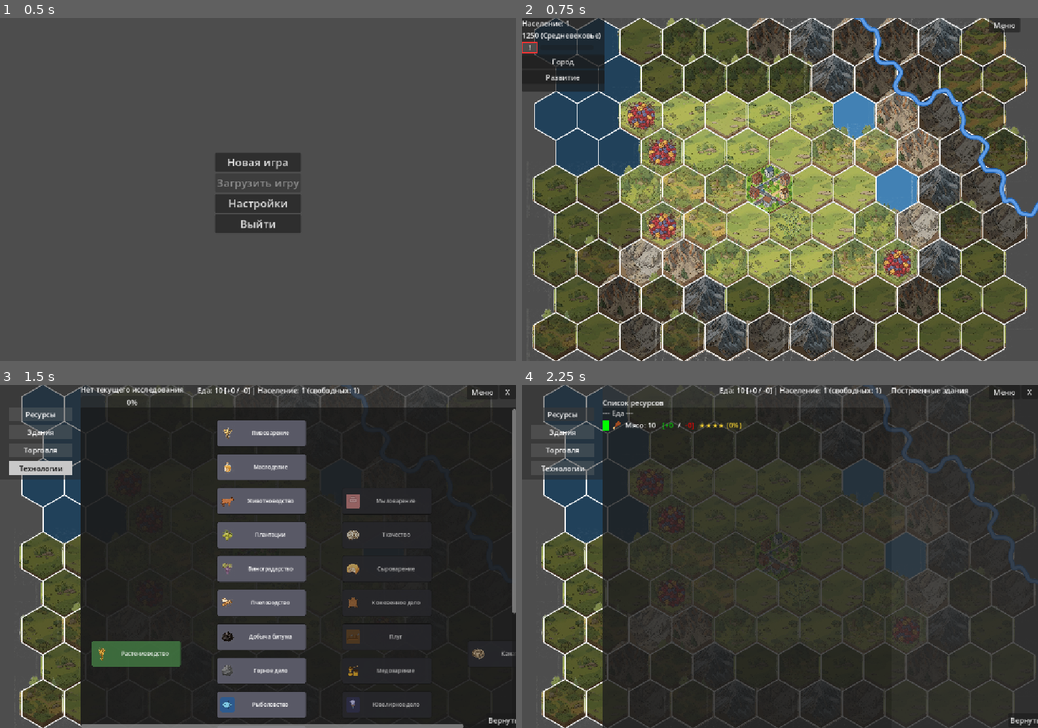
Above: before the commit, frames 1-4 (two rows, left to right).
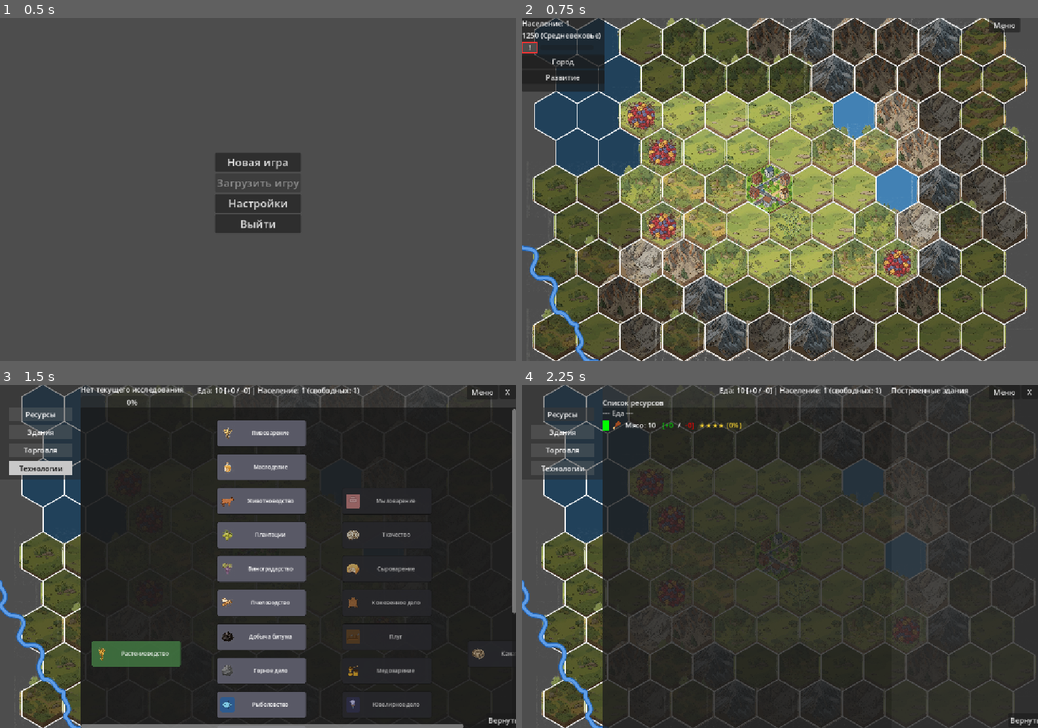
Above: after the commit, the same moments.

Repository: Night-Pryanik/The-City
Game: Godot game, scene res://scenes/main_menu.tscn
Two runs of this game, one before a commit and one after it. Both use one fixed random seed, a clock stepped at 60 frames per second and the inputs below.
Inputs (mouse positions are in pixels of both pictures, inside the frame that each line leads up to):
- Up to frame 1 (0.5 s): no input
- Up to frame 2 (0.75 s): click "Новая игра" at 0.5 s
- Up to frame 3 (1.5 s): click (10, 415) at 1.25 s
- Up to frame 4 (2.25 s): click "Ресурсы" at 2 s

Frame 1 is identical in both runs. In frame 2, 1.5% of the frame differs, in the area x 0-100%, y 0-100%; in frame 3, 0.6%; in frame 4, 1.2%.

Commit message:
Исток рек - в горах (в холмах, если гор не нашлось), устье - в озерах

Diff:
--- a/scripts/main_map.gd
+++ b/scripts/main_map.gd
@@ -421,8 +421,16 @@
                 else:
                     tile["terrain_icon"] = ""
 
-    # Генерируем реки (визуальные) по всей карте и помечаем рёбра реки в данных гексов
-    river_manager.generate_rivers(map_rows, map_cols, HEX_RADIUS)
+    # Генерируем реки (визуальные) по всей карте и помечаем рёбра реки в данных гексов.
+    # Исток реки должен быть в горах (или в холмах, если гор не нашлось), устье — в озере,
+    # а как минимум одна река обязана пересекать текущее видимое окно «Кольцо + Регион».
+    var visible_bounds = {
+        "min_row": region_start_row,
+        "max_row": region_end_row,
+        "min_col": region_start_col,
+        "max_col": region_end_col,
+    }
+    river_manager.generate_rivers(map_rows, map_cols, HEX_RADIUS, tile_data, visible_bounds)
     river_manager.mark_river_edges(tile_data, map_rows, map_cols, HEX_RADIUS)
 
 func _is_hex_adjacent_to_canal(row: int, col: int) -> bool:
--- a/scripts/river_manager.gd
+++ b/scripts/river_manager.gd
@@ -28,28 +28,209 @@
 # -------------------------------------------------------
 # Главный метод: генерирует реки на карте
 # -------------------------------------------------------
-func generate_rivers(rows: int, cols: int, radius: float) -> void:
+func generate_rivers(rows: int, cols: int, radius: float, tile_data: Array = [], visible_bounds: Dictionary = {}) -> void:
     rivers = []
     if rows < 3 or cols < 3:
         return
 
     var graph = _build_vertex_graph(rows, cols, radius)
-    var border_vertices = _find_border_vertices(graph, rows, cols)
-
-    if border_vertices.is_empty():
-        return
-
-    var used_vertices: Dictionary = {} # Вершины, уже занятые реками
+    var used_vertices: Dictionary = {}
     var num_rivers = randi_range(NUM_RIVERS_MIN, NUM_RIVERS_MAX)
+
+    var mountain_or_hill_vertices = _collect_terrain_vertices(graph, tile_data, ["mountain", "hill"], radius)
+    var lake_vertices = _collect_terrain_vertices(graph, tile_data, ["lake"], radius)
+    var visible_start_vertices = _collect_terrain_vertices(graph, tile_data, ["mountain", "hill"], radius, visible_bounds)
+
     for _i in range(num_rivers):
-        var river = _try_generate_river(graph, border_vertices, rows, cols, radius, used_vertices)
+        var river: Array = []
+        if not mountain_or_hill_vertices.is_empty() and not lake_vertices.is_empty():
+            river = _generate_terrain_river(graph, tile_data, mountain_or_hill_vertices, lake_vertices, used_vertices)
+        if river.size() < MIN_RIVER_LENGTH:
+            var border_vertices = _find_border_vertices(graph, rows, cols)
+            if not border_vertices.is_empty():
+                river = _try_generate_river(graph, border_vertices, rows, cols, radius, used_vertices)
         if river.size() >= MIN_RIVER_LENGTH:
-            # Добавляем все вершины новой реки в used_vertices
             for pt in river:
                 var key = _vertex_key(pt)
                 used_vertices[key] = true
             rivers.append(river)
 
+    if visible_bounds.has("min_row") and visible_bounds.has("max_row") and visible_bounds.has("min_col") and visible_bounds.has("max_col"):
+        if not _has_river_in_visible_window(rivers, visible_bounds, radius):
+            var forced_river = _generate_terrain_river(graph, tile_data, visible_start_vertices, lake_vertices, used_vertices, visible_bounds)
+            if forced_river.size() >= MIN_RIVER_LENGTH:
+                for pt in forced_river:
+                    var key = _vertex_key(pt)
+                    used_vertices[key] = true
+                rivers.append(forced_river)
+
+
+func _collect_terrain_vertices(graph: Dictionary, tile_data: Array, terrain_names: Array, radius: float, bounds: Dictionary = {}) -> Array:
+    var result: Array = []
+    if tile_data.is_empty():
+        return result
+
+    var rows: int = tile_data.size()
+    var cols: int = 0
+    if rows > 0:
+        cols = tile_data[0].size()
+    for row in range(rows):
+        for col in range(cols):
+            if not _in_bounds(row, col, bounds):
+                continue
+            var tile = tile_data[row][col]
+            if tile == null:
+                continue
+            if not terrain_names.has(tile.get("terrain", "plain")):
+                continue
+            for vidx in range(6):
+                var pos = HexUtils.hex_vertex(row, col, vidx, radius)
+                var vkey = _vertex_key(pos)
+                if graph["positions"].has(vkey):
+                    result.append(vkey)
+    return result
+
+func _in_bounds(row: int, col: int, bounds: Dictionary) -> bool:
+    if bounds.is_empty():
+        return true
+    if not bounds.has("min_row") or not bounds.has("max_row") or not bounds.has("min_col") or not bounds.has("max_col"):
+        return true
+    return row >= int(bounds["min_row"]) and row <= int(bounds["max_row"]) and col >= int(bounds["min_col"]) and col <= int(bounds["max_col"])
+
+func _generate_terrain_river(graph: Dictionary, tile_data: Array, start_keys: Array, lake_keys: Array, used_vertices: Dictionary, visible_bounds: Dictionary = {}) -> Array:
+    if start_keys.is_empty() or lake_keys.is_empty():
+        return []
+
+    var start_pool: Array = start_keys
+    if not visible_bounds.is_empty():
+        var visible_candidates: Array = []
+        for key in start_keys:
+            if _vertex_in_visible_bounds(key, graph, visible_bounds):
+                visible_candidates.append(key)
+        if not visible_candidates.is_empty():
+            start_pool = visible_candidates
+
+    for _attempt in range(NUM_RIVER_ATTEMPTS):
+        var start_key = start_pool[randi() % start_pool.size()]
+        var goal_key = lake_keys[randi() % lake_keys.size()]
+        if start_key == goal_key:
+            continue
+
+        var path_keys = _find_river_path(graph, start_key, goal_key, used_vertices, tile_data)
+        if path_keys.is_empty() or path_keys.size() < MIN_RIVER_LENGTH:
+            continue
+
+        var path: Array = []
+        for key in path_keys:
+            path.append(graph["positions"][key])
+        return path
+    return []
+
+func _vertex_in_visible_bounds(vertex_key: String, graph: Dictionary, visible_bounds: Dictionary) -> bool:
+    if not graph["positions"].has(vertex_key):
+        return false
+    var pos = graph["positions"][vertex_key]
+    var best_row := 0
+    var best_col := 0
+    var best_dist := INF
+    for row in range(int(visible_bounds["min_row"]), int(visible_bounds["max_row"]) + 1):
+        for col in range(int(visible_bounds["min_col"]), int(visible_bounds["max_col"]) + 1):
+            var center = HexUtils.hex_center(row, col, 1.0)
+            var dist = pos.distance_to(center)
+            if dist < best_dist:
+                best_dist = dist
+                best_row = row
+                best_col = col
+    return best_row >= int(visible_bounds["min_row"]) and best_row <= int(visible_bounds["max_row"]) and best_col >= int(visible_bounds["min_col"]) and best_col <= int(visible_bounds["max_col"])
+
+func _has_river_in_visible_window(river_list: Array, visible_bounds: Dictionary, radius: float) -> bool:
+    if river_list.is_empty() or visible_bounds.is_empty():
+        return false
+    for river in river_list:
+        for point in river:
+            for row in range(int(visible_bounds["min_row"]), int(visible_bounds["max_row"]) + 1):
+                for col in range(int(visible_bounds["min_col"]), int(visible_bounds["max_col"]) + 1):
+                    var center = HexUtils.hex_center(row, col, radius)
+                    if point.distance_to(center) <= radius * 1.5:
+                        return true
+    return false
+
+func _find_river_path(graph: Dictionary, start_key: String, goal_key: String, merge_keys: Dictionary, tile_data: Array) -> Array:
+    var vertex_positions: Dictionary = graph["positions"]
+    var neighbors_map: Dictionary = graph["neighbors"]
+    var goal_vertex_keys: Dictionary = {}
+    for key in lake_vertex_keys_for_goal(goal_key, graph):
+        goal_vertex_keys[key] = true
+
+    var open_set: Array = [start_key]
+    var came_from: Dictionary = {}
+    var g_score: Dictionary = {start_key: 0.0}
+    var f_score: Dictionary = {start_key: _heuristic(start_key, goal_key, vertex_positions)}
+
+    while not open_set.is_empty():
+        open_set.sort_custom(func(a, b):
+            var fa = f_score.get(a, INF)
+            var fb = f_score.get(b, INF)
+            return fa < fb)
+        var current = open_set.pop_front()
+
+        if goal_vertex_keys.has(current) or merge_keys.has(current):
+            return _reconstruct_path(came_from, current)
+
+        var current_pos = vertex_positions[current]
+        var dir = Vector2.ZERO
+        if came_from.has(current):
+            var prev_key = came_from[current]
+            dir = (current_pos - vertex_positions[prev_key]).normalized()
+        else:
+            dir = (vertex_positions[goal_key] - current_pos).normalized()
+
+        var valid: Array = []
+        for n in neighbors_map[current]:
+            if not _vertex_is_path_allowed(n, graph, tile_data, goal_vertex_keys):
+                continue
+            var npos = vertex_positions[n]
+            var ndir = (npos - current_pos).normalized()
+            var angle = abs(_signed_angle(dir, ndir))
+            if angle <= deg_to_rad(MAX_TURN_ANGLE_DEG) + 0.02:
+                valid.append(n)
+
+        for neighbor in valid:
+            var tentative_g = g_score[current] + current_pos.distance_to(vertex_positions[neighbor])
+            if tentative_g < g_score.get(neighbor, INF):
+                came_from[neighbor] = current
+                g_score[neighbor] = tentative_g
+                f_score[neighbor] = tentative_g + _heuristic(neighbor, goal_key, vertex_positions)
+                if neighbor not in open_set:
+                    open_set.append(neighbor)
+
+    return []
+
+func lake_vertex_keys_for_goal(goal_key: String, graph: Dictionary) -> Array:
+    var result: Array = []
+    var goal_hexes = graph["hexes"].get(goal_key, [])
+    for info in goal_hexes:
+        for vidx in range(6):
+            var pos = HexUtils.hex_vertex(info.row, info.col, vidx, 1.0)
+            var key = _vertex_key(pos)
+            if graph["positions"].has(key):
+                result.append(key)
+    if result.is_empty():
+        result.append(goal_key)
+    return result
+
+func _vertex_is_path_allowed(vertex_key: String, graph: Dictionary, tile_data: Array, goal_vertex_keys: Dictionary) -> bool:
+    if goal_vertex_keys.has(vertex_key):
+        return true
+    var hexes = graph["hexes"].get(vertex_key, [])
+    for info in hexes:
+        if info.row < 0 or info.row >= tile_data.size():
+            continue
+        if info.col < 0 or info.col >= tile_data[info.row].size():
+            continue
+        if tile_data[info.row][info.col].get("terrain", "plain") == "lake":
+            return false
+    return true
 
 # -------------------------------------------------------
 # Пытается сгенерировать одну реку, делая несколько попыток
--- /dev/null
+++ b/tests/river_constraints_test.gd
@@ -0,0 +1,59 @@
+extends SceneTree
+
+func _initialize() -> void:
+    var rows := 24
+    var cols := 24
+    var radius := 20.0
+
+    var tile_data := []
+    for row in range(rows):
+        var line := []
+        for col in range(cols):
+            line.append({"terrain": "plain", "river_edges": []})
+        tile_data.append(line)
+
+    for r in range(4, 10):
+        for c in range(4, 10):
+            tile_data[r][c]["terrain"] = "mountain"
+    for r in range(14, 20):
+        for c in range(14, 20):
+            tile_data[r][c]["terrain"] = "hill"
+    for r in range(9, 12):
+        for c in range(12, 16):
+            tile_data[r][c]["terrain"] = "lake"
+
+    var river_manager = load("res://scripts/river_manager.gd").new()
+    river_manager.generate_rivers(rows, cols, radius, tile_data, {
+        "min_row": 8,
+        "max_row": 16,
+        "min_col": 8,
+        "max_col": 16,
+    })
+
+    var rivers = river_manager.get_rivers()
+    if rivers.is_empty():
+        printerr("No rivers generated")
+        quit(1)
+
+    var visible_hit := false
+    for river in rivers:
+        var starts_in_supported := false
+        var ends_in_lake := false
+        for row in range(rows):
+            for col in range(cols):
+                var terrain = tile_data[row][col].get("terrain", "plain")
+                if terrain == "mountain" or terrain == "hill":
+                    if row >= 8 and row <= 16 and col >= 8 and col <= 16:
+                        starts_in_supported = true
+                if terrain == "lake":
+                    if row >= 8 and row <= 16 and col >= 8 and col <= 16:
+                        ends_in_lake = true
+        if starts_in_supported and ends_in_lake:
+            visible_hit = true
+
+    if not visible_hit:
+        printerr("No river crosses visible ring+region window")
+        quit(1)
+
+    print("River constraints check passed")
+    quit(0)
